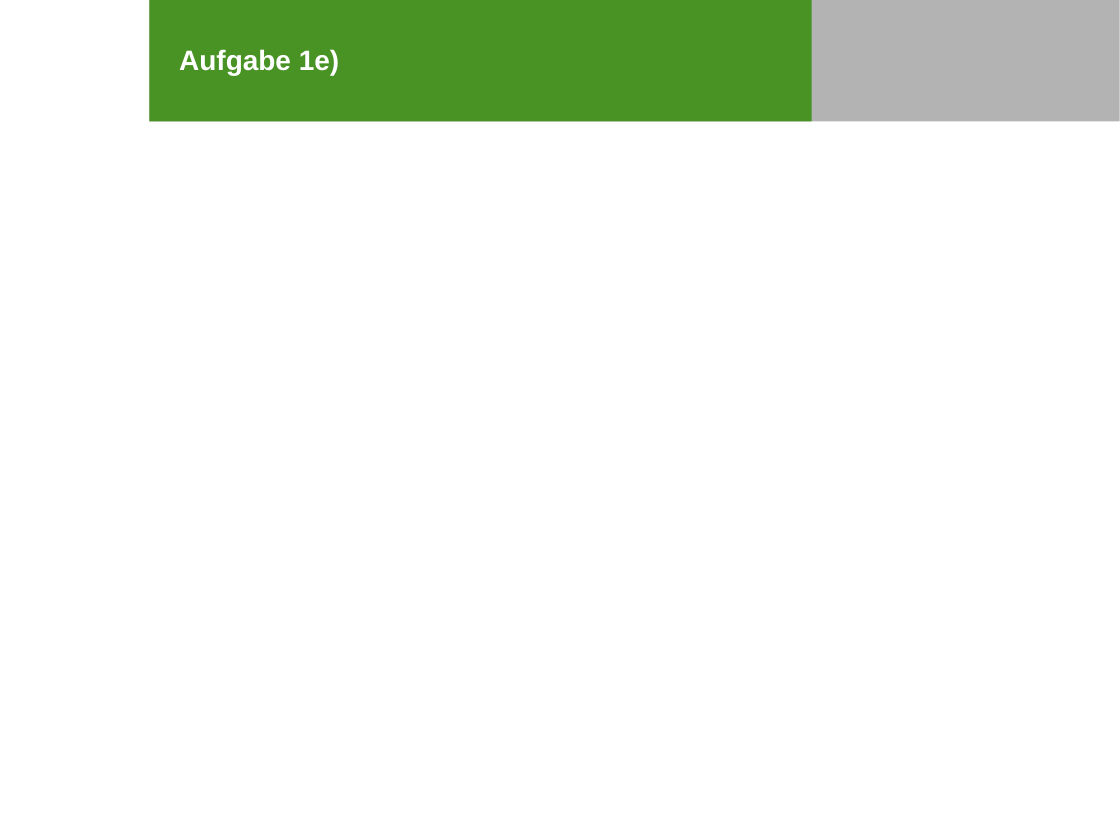
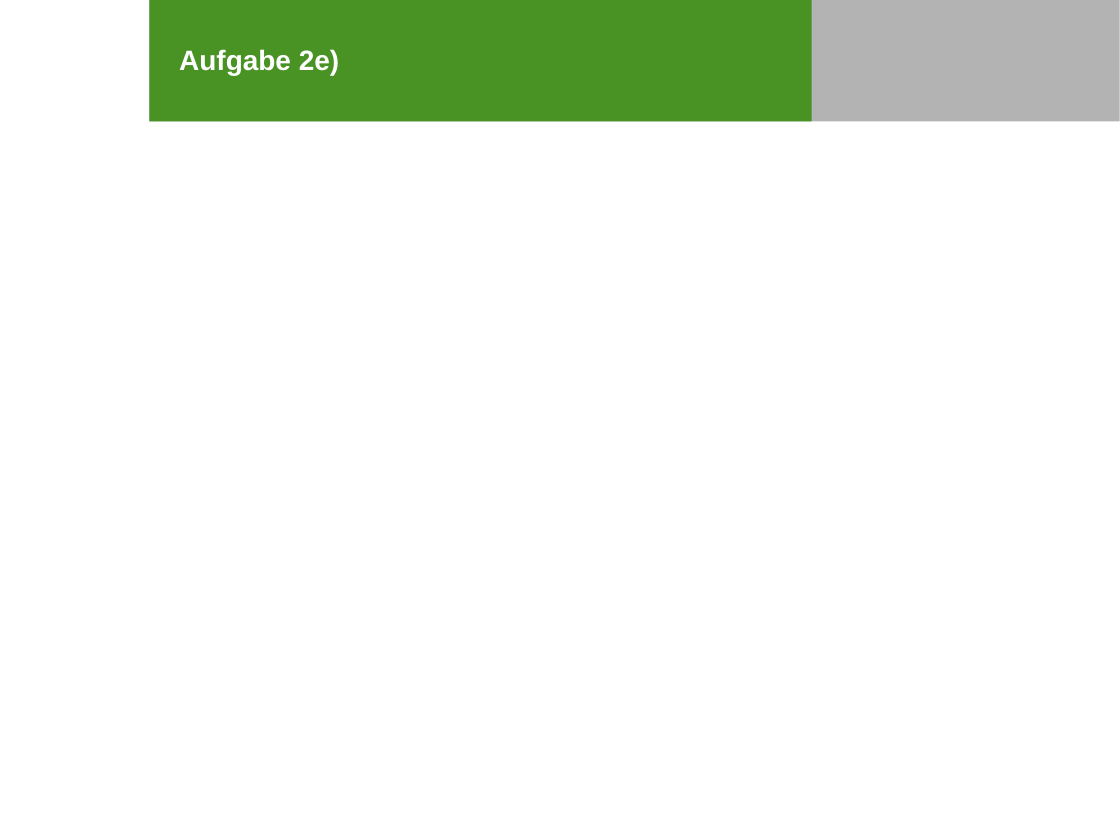
Before and after one commit to SOAS-Uni-Augsburg/ws16-17-group-10, a slide deck: slide 13 of Blatt-04/Präsi_Blatt04_Aufgabe2.pptx. Drawn at 1120x840 pixels with LibreOffice and Linux fonts; fonts in the diff are those of the drawing; grey boxes stand for pictures; background and template pictures are left out. Boxes give left, top, right and bottom in pixels: in the first picture for what was removed or moved away, otherwise in the second. Text is boxed around its words. In the diff, an @@ line names an element or a change of style, - is before the commit and + after.

Commit message:
Präsi: Aufgabennummer korrigiert

```diff
--- a/Blatt-04/Präsi_Blatt04_Aufgabe2.pptx
+++ b/Blatt-04/Präsi_Blatt04_Aufgabe2.pptx
@@ title at (x1=179, y1=49, x2=339, y2=76): text changed @@
-Aufgabe 1e)
+Aufgabe 2e)
```
Also in this commit, not shown: 29 other slides changed, 1 other file.
